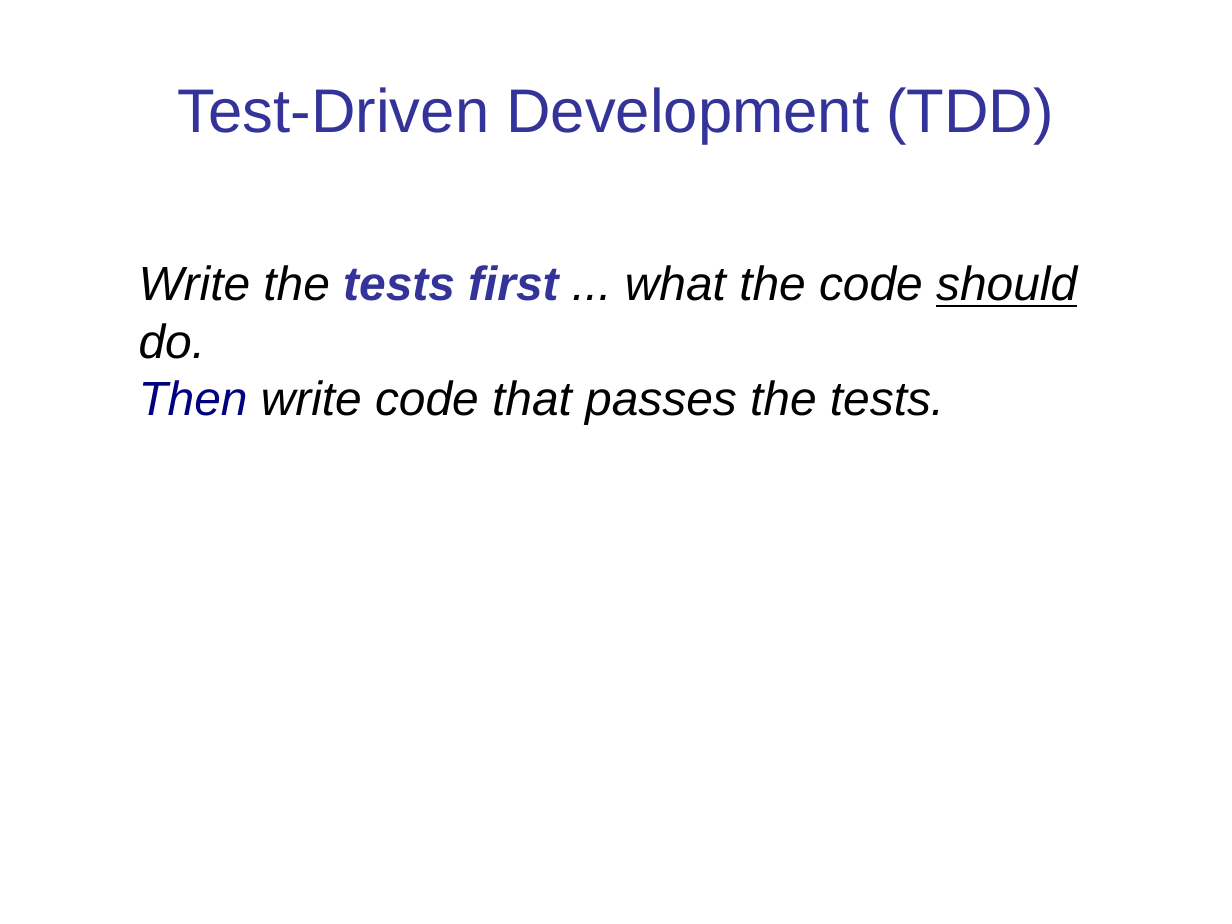
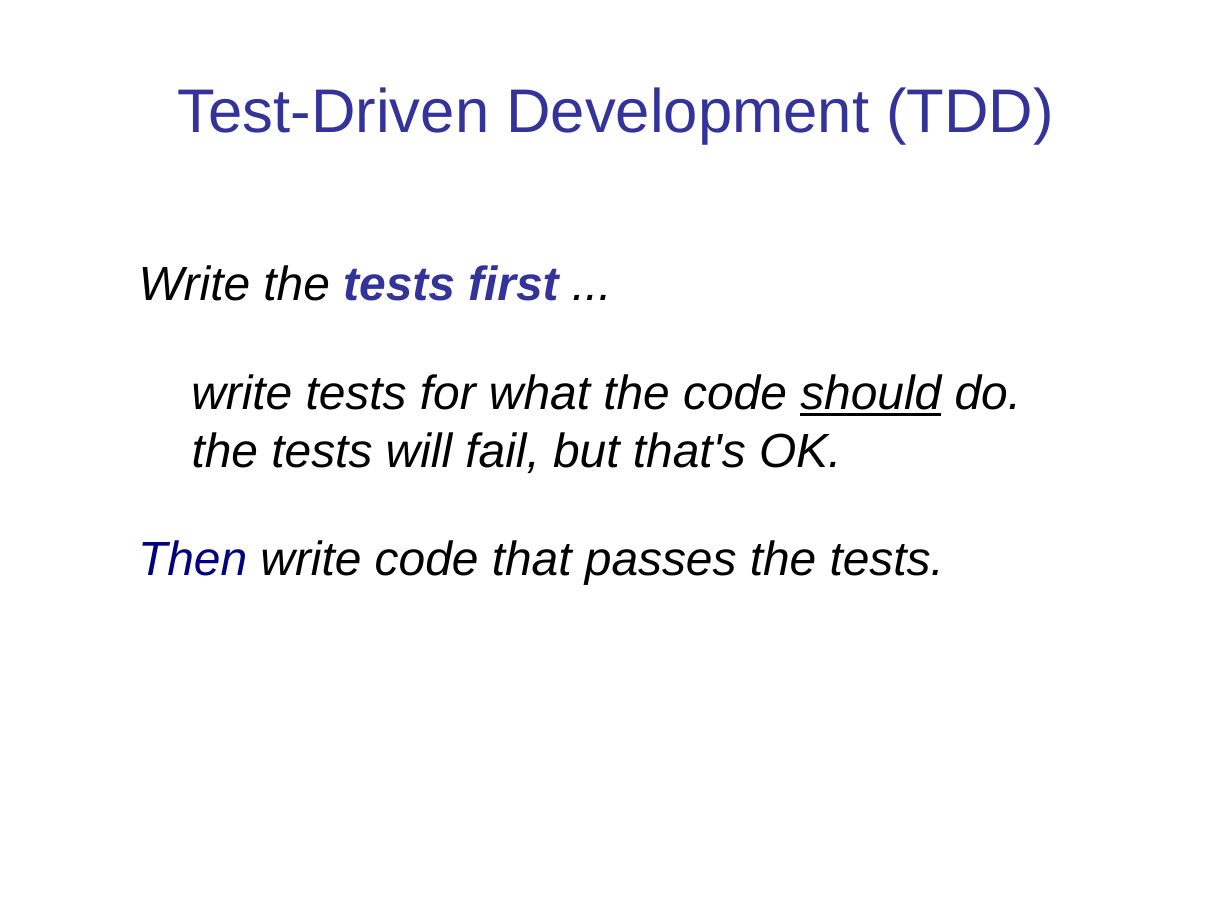
Before and after one commit to cpske/ISP, a slide deck: slide 8 of testing/Intro-to-Unit-Testing.ppt (slide 6 before the commit). Drawn at 1232x924 pixels with LibreOffice and Linux fonts; fonts in the diff are those of the drawing. Boxes give left, top, right and bottom in pixels: in the first picture for what was removed or moved away, otherwise in the second. Text is boxed around its words. In the diff, an @@ line names an element or a change of style, - is before the commit and + after.

```diff
--- a/testing/Intro-to-Unit-Testing.ppt
+++ b/testing/Intro-to-Unit-Testing.ppt
@@ text at [138, 265, 1022, 585]: text changed @@
-Write the tests first ... what the code should do.
-Then write code that passes the tests.
+Write the tests first ...
+write tests for what the code should do.
+the tests will fail, but that's OK.
+Then write code that passes the tests.
```
Also in this commit, not shown: 8 other slides changed, 8 slides added, 4 slides removed, 6 other files.
